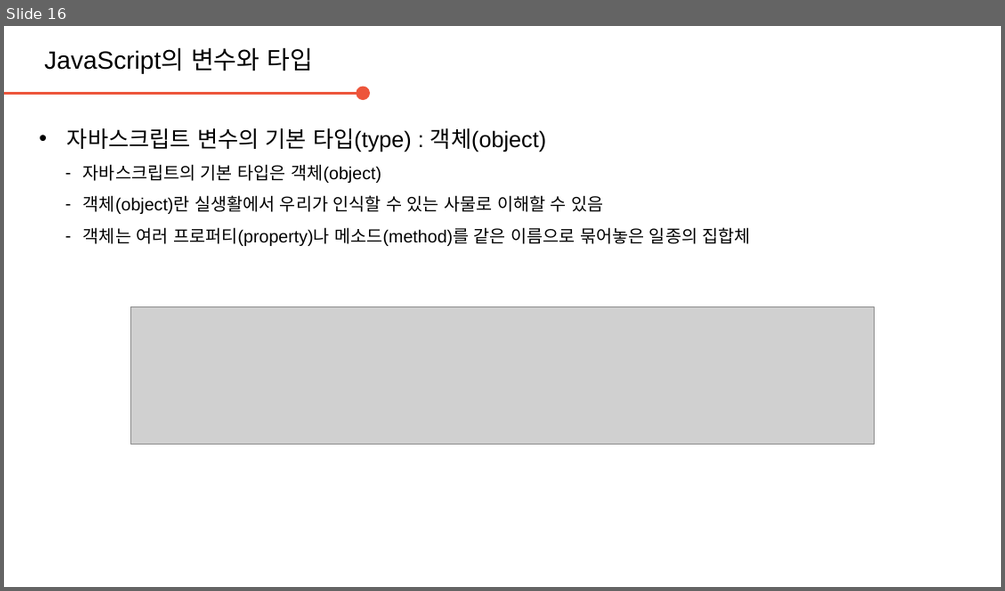
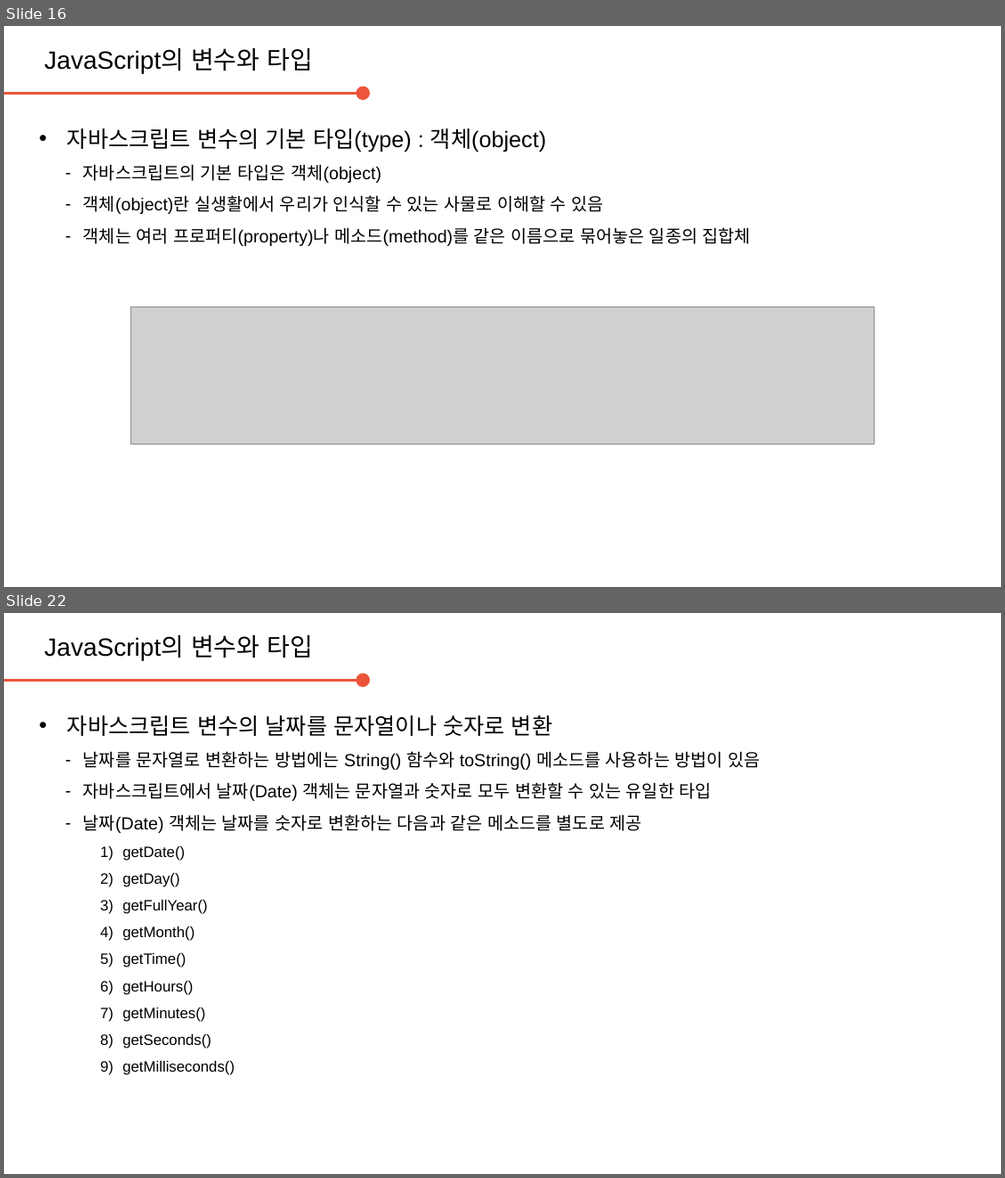
Before and after one commit to daegukdo/GCWM, a slide deck: 31/200803_JavaScript_variable_type.pptx. Shown one above the other, each under a label of ours: slide 16 before the commit, slides 16 and 22 after it; the slides between them are not shown. The pictures are 1005x591 and 1005x1178 pixels, drawn with LibreOffice and Linux fonts; fonts in the diff are those of the drawing; grey boxes stand for pictures; background and template pictures are left out. Boxes give left, top, right and bottom in pixels: in the first picture for what was removed or moved away, otherwise in the second. Text is boxed around its words. In the diff, an @@ line names an element or a change of style, - is before the commit and + after.

Commit message:
get coding with me  - edit JavaScript resource (variable and type)

```diff
--- a/31/200803_JavaScript_variable_type.pptx
+++ b/31/200803_JavaScript_variable_type.pptx
@@ slide 22 added at (4, 613, 1001, 1174), background #FFFFFF @@
@@ text added at (44, 634, 313, 660), 20 pt, text #000000 @@
+JavaScript의 변수와 타입
@@ arrow added from (4, 681) to (363, 681), #ED553B 2.25 pt @@
@@ text added at (67, 715, 760, 1075), 14 pt, text #000000 @@
+• 자바스크립트 변수의 날짜를 문자열이나 숫자로 변환
+  – 날짜를 문자열로 변환하는 방법에는 String() 함수와 toString() 메소드를 사용하는 방법이 있음
+  – 자바스크립트에서 날짜(Date) 객체는 문자열과 숫자로 모두 변환할 수 있는 유일한 타입
+  – 날짜(Date) 객체는 날짜를 숫자로 변환하는 다음과 같은 메소드를 별도로 제공
+    1) getDate()
+    2) getDay()
+    3) getFullYear()
+    4) getMonth()
+    5) getTime()
+    6) getHours()
+    7) getMinutes()
+    8) getSeconds()
+    9) getMilliseconds()
```
Also in this commit, not shown: 1 slide changed, 8 other slides added, 1 other file.
